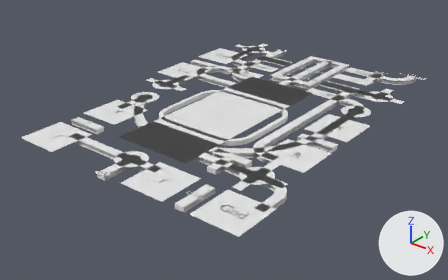
The Blender file primitives/nand3s/nand3s.blend, before and after one commit.
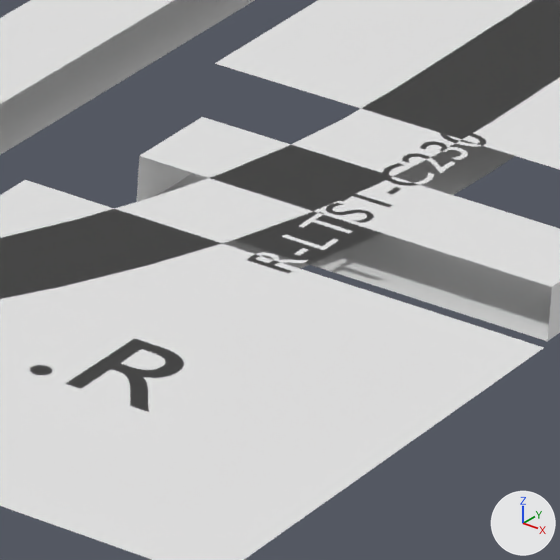
The first picture shows the older version from a camera (50 mm lens) standing at (7.78, -10.21, 5.38) and looking at (-0.09, -0.37, -0.72). The close-ups show both versions on the part from 64% to 74% of the width and 44% to 61% of the height of that picture; other places that the commit changed are outside them. The axes (+X, +Y, +Z) are drawn at lower right. The lights are the same throughout.
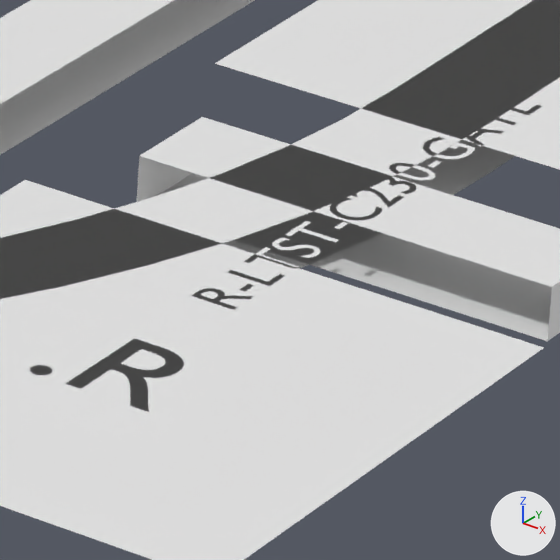
Pixel boxes [x1, y1, x2, y2] of what changed, in the close-ups (560 x 560 px):
'Text.005', text changed
    before: [249, 129, 486, 274]
    after: [192, 95, 542, 310]

The change, as a diff of the scene's bpy script:
```diff
--- a/primitives/nand3s/nand3s.blend.py
+++ b/primitives/nand3s/nand3s.blend.py
@@ txt_text_005 @@
 txt_text_005 = bpy.data.curves.new('Text.005', 'FONT')
-txt_text_005.body = 'R-LTST-C230'
+txt_text_005.body = 'R-LTST-C230-GATE'
 txt_text_005.align_x = 'CENTER'
```
